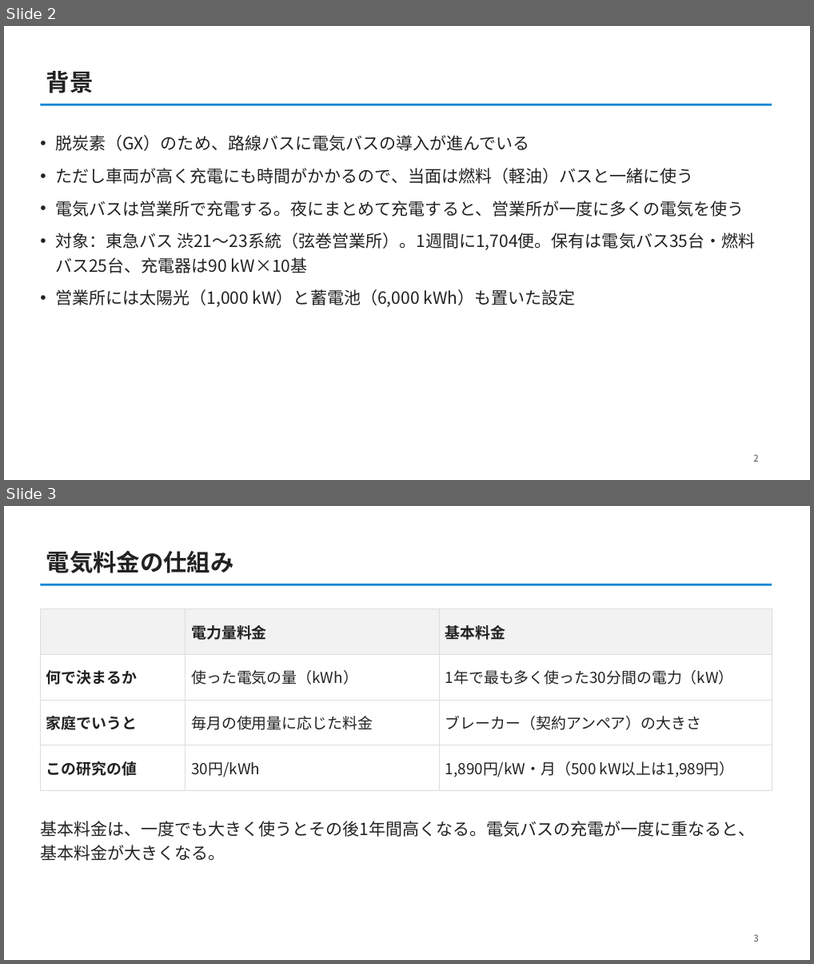
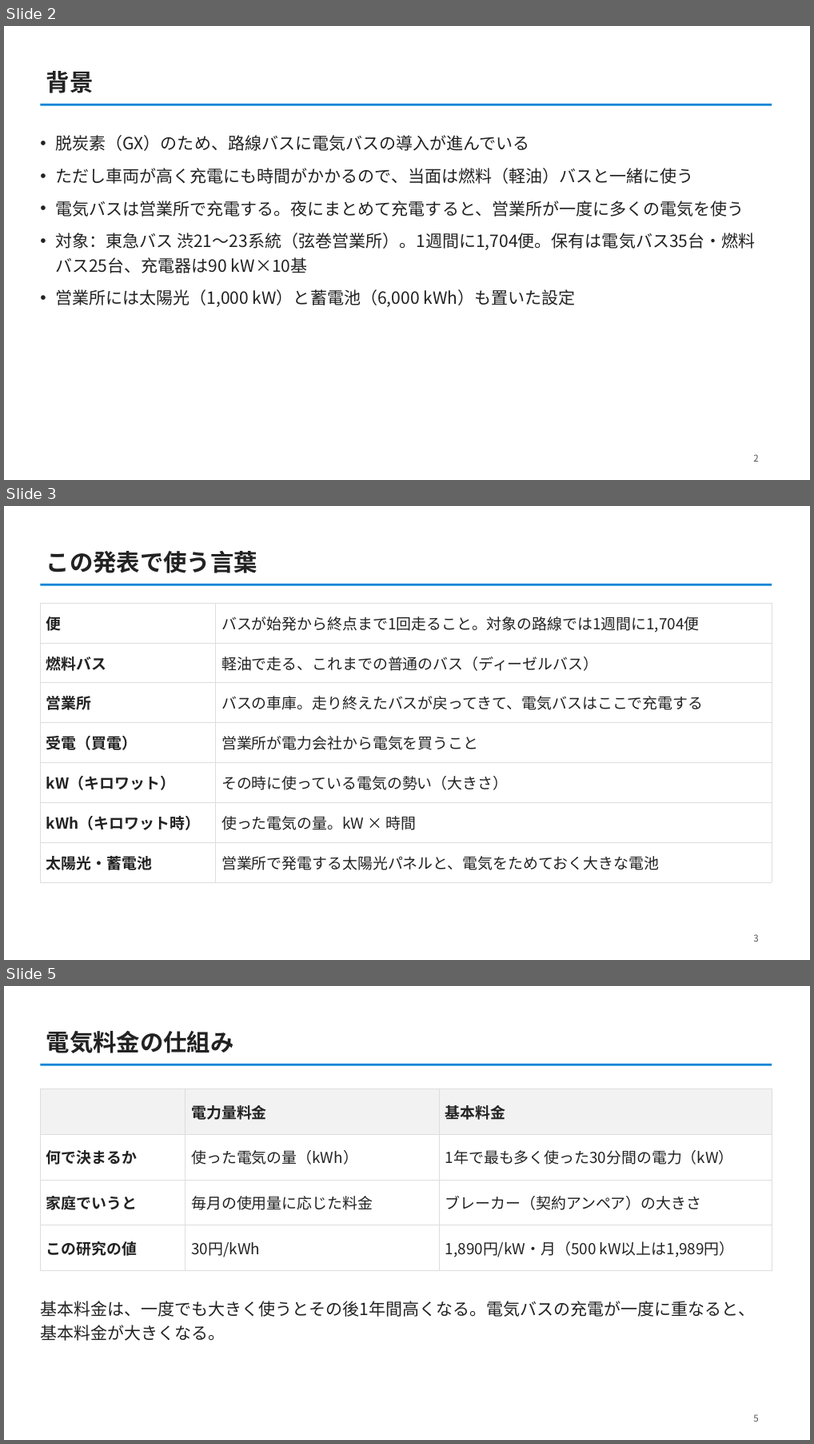
Before and after one commit to CYLIU2003/master-course, a slide deck: outcome/2026-10-22_lab_progress/lab_progress_20261022.pptx. Shown one above the other, each under a label of ours: slides 2 and 3 before the commit, slides 2, 3 and 5 after it; the slides between them are not shown. The pictures are 814x964 and 814x1444 pixels, drawn with LibreOffice and Linux fonts; fonts in the diff are those of the drawing. Boxes give left, top, right and bottom in pixels: in the first picture for what was removed or moved away, otherwise in the second. Text is boxed around its words. In the diff, an @@ line names an element or a change of style, - is before the commit and + after.

```diff
--- a/outcome/2026-10-22_lab_progress/lab_progress_20261022.pptx
+++ b/outcome/2026-10-22_lab_progress/lab_progress_20261022.pptx
@@ slide 3 added at (x1=4, y1=506, x2=810, y2=960), background #FFFFFF; not listed: 1 template element that a slide beside it also shows @@
@@ title added at (x1=46, y1=551, x2=258, y2=573), 28 pt, text #222222, bold @@
+この発表で使う言葉
@@ table added at (x1=40, y1=603, x2=772, y2=873), 7 rows, 2 columns @@
+便 | バスが始発から終点まで1回走ること。対象の路線では1週間に1,704便
+燃料バス | 軽油で走る、これまでの普通のバス（ディーゼルバス）
+営業所 | バスの車庫。走り終えたバスが戻ってきて、電気バスはここで充電する
+受電（買電） | 営業所が電力会社から電気を買うこと
+kW（キロワット） | その時に使っている電気の勢い（大きさ）
+kWh（キロワット時） | 使った電気の量。kW × 時間
+太陽光・蓄電池 | 営業所で発電する太陽光パネルと、電気をためておく大きな電池
@@ page number added at (x1=754, y1=934, x2=758, y2=941), 11 pt, text #555555 @@
+3
@@ what was slide 3 is now slide 5 @@
@@ page number at (x1=754, y1=1414, x2=758, y2=1421): text changed @@
-3
+5
```
Also in this commit, not shown: 5 slides changed, 1 other slide added, 1 other file.
